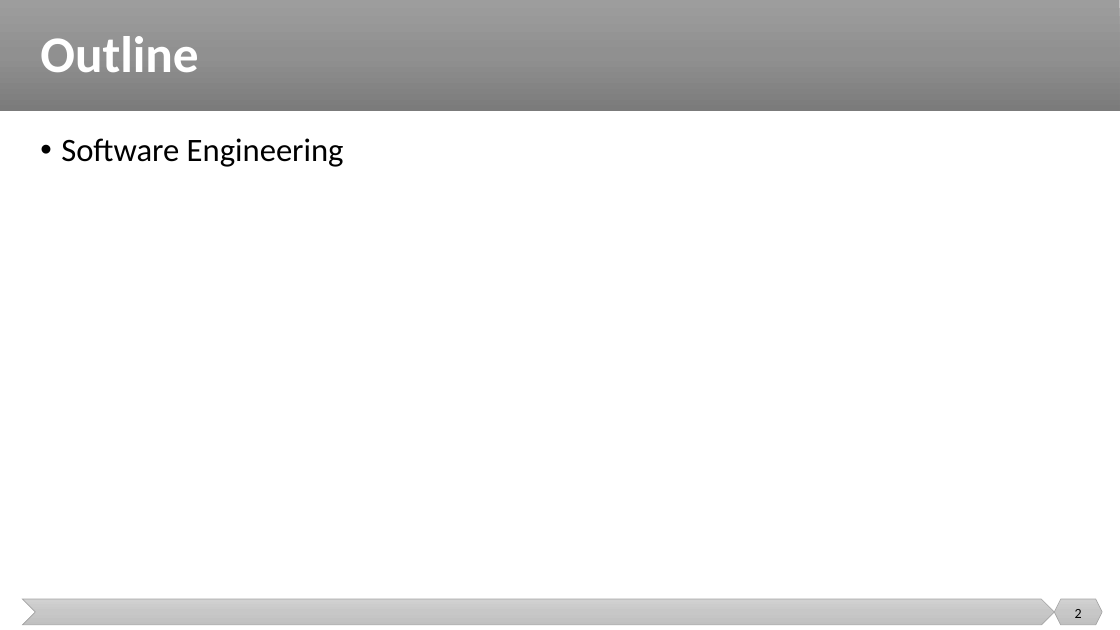
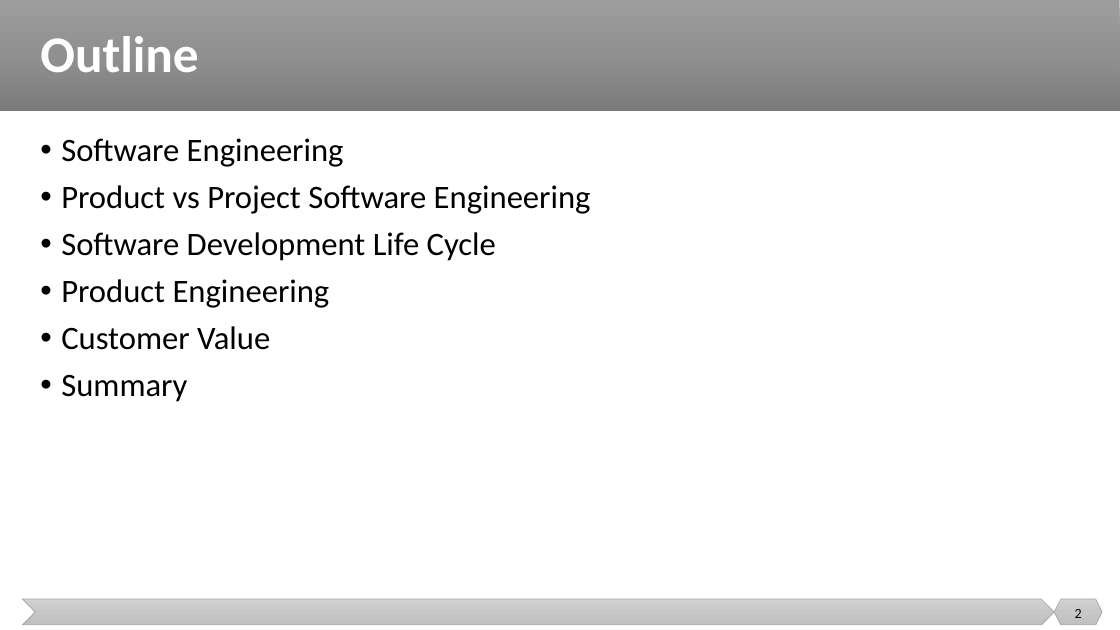
Before and after one commit to malenezi/malenezi, a slide deck: slide 2 of SE423/Lectures/2-Software Engineering/Software Engineering.pptx. Drawn at 1120x630 pixels with LibreOffice and Linux fonts; fonts in the diff are those of the drawing. Boxes give left, top, right and bottom in pixels: in the first picture for what was removed or moved away, otherwise in the second. Text is boxed around its words. In the diff, an @@ line names an element or a change of style, - is before the commit and + after.

```diff
--- a/SE423/Lectures/2-Software Engineering/Software Engineering.pptx
+++ b/SE423/Lectures/2-Software Engineering/Software Engineering.pptx
@@ text at box(61, 185, 591, 402): paragraphs added @@
+• Product vs Project Software Engineering
+• Software Development Life Cycle
+• Product Engineering
+• Customer Value
+• Summary
```
Also in this commit, not shown: 3 other slides changed, 4 slides added, 6 slides removed, 17 other files.
